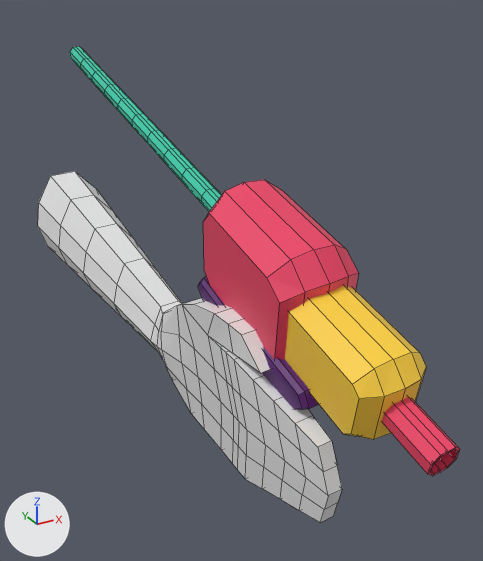
Renders of the Blender file Modelado/arma.blend from each side of a commit.
Camera for both pictures: a 50 mm camera at (-3.02, -7.93, 3.91) aimed at (0.75, -1.06, 0.47). Arrows for +X, +Y and +Z are at lower left; the lights stay in place. Mesh edges are drawn as thin lines.

Before the edit, the objects in view are built like this:
```python
me_cube = bpy.data.meshes.new('Cube')
me_cube.from_pydata(...)  # 182 vertices, 176 faces; spans x -1.0..1.0, y -4.28..4.28, z -0.66..0.66
me_plane = bpy.data.meshes.new('Plane')
me_plane.from_pydata(...)  # 354 vertices, 306 faces; spans x -0.17..0.83, y -2.08..6.08, z -2.53..0.5
me_plane.materials.append(mat_pistola)  # picture img_colores_pistola_png
ob_cube = bpy.data.objects.new('Cube', me_cube)
ob_cube.location = (0.0, 0.0, 0.0)
ob_cube.rotation_euler = (0.0, -1.695, 0.0)  # degrees (0, -97, 0)
ob_pistola = bpy.data.objects.new('pistola', me_plane)
ob_pistola.location = (-0.17, -3.17, 1.39)
ob_pistola.rotation_euler = (0.276, -0.124, 0.0)  # degrees (16, -7.1, 0)
```
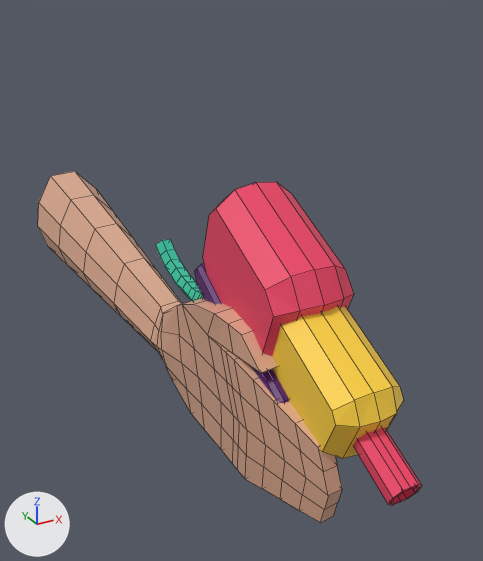
Edits to the bpy script that builds the scene:
```text
Change me_plane:
    used by ob_pistola; location = (-0.17, -3.17, 1.39); rotation_euler = (0.276, -0.124, 0.0), in degrees (16, -7.1, 0)
    remove me_plane.from_pydata(...)  # 354 vertices, 306 faces; spans x -0.17..0.83, y -2.08..6.08, z -2.53..0.5
    add me_plane.from_pydata(...)  # 444 vertices, 296 faces; spans x 2.1..3.25, y -4.16..2.19, z -0.61..2.68
    me_plane part 2: the loose piece of 45 vertices spanning x -0.17..0.83, y -0.94..1.2, z -0.88..-0.51 is multiplied about its middle by the matrix ((0.992, -0.121, -0.041), (0.11, 0.972, -0.208), (0.065, 0.202, 0.977)), then moved by (2.35, -2.0, 2.04)
    me_plane part 3: the loose piece of 35 vertices spanning x -0.09..0.75, y -0.5..1.12, z -0.75..0.5 is multiplied about its middle by the matrix ((0.992, -0.121, -0.041), (0.11, 0.972, -0.208), (0.065, 0.202, 0.977)), then moved by (2.31, -2.13, 2.06)
    me_plane part 4: the loose piece of 30 vertices spanning x -0.01..0.67, y -1.56..-0.34, z -0.63..0.22 is multiplied about its middle by the matrix ((0.992, -0.121, -0.041), (0.11, 0.972, -0.208), (0.065, 0.202, 0.977)), then moved by (2.47, -2.07, 1.81)
    me_plane part 5: the loose piece of 40 vertices spanning x 0.19..0.47, y -2.08..-1.36, z -0.36..-0.08 is multiplied about its middle by the matrix ((0.992, -0.121, -0.041), (0.11, 0.972, -0.208), (0.065, 0.202, 0.977)), then moved by (2.56, -2.05, 1.65)
    me_plane part 6: the loose piece of 130 vertices spanning x 0.21..0.45, y 1.11..6.08, z -0.24..0.02 is deleted
    me_plane part 7: 220 vertices added at x 2.37..2.98, y -1.2..2.19, z -0.61..2.1
Change me_cube:
    where me_cube.from_pydata(...)  # 182 vertices, 176 faces; spans x -1.0..1.0, y -4.28..4.28, z -0.66..0.66
    used by ob_cube; location = (0.0, 0.0, 0.0); rotation_euler = (0.0, -1.695, 0.0), in degrees (0, -97, 0)
    me_cube part 1: texture (UV) coordinates of 176 of 176 faces, centred in x -0.93..0.99, y -4.25..3.63, z -0.56..0.59, changed; they spanned u 0.12..0.88, v 0.0..1.0 and now span u 0.51..0.53, v 0.93..0.96
    add me_cube.materials.append(mat_material)  # picture img_mapa_de_texturas_base_png
Change ob_pistola:
    ob_pistola.location: (-0.17, -3.17, 1.39) -> (-2.17, -0.18, -0.04)
    ob_pistola.rotation_euler: (0.276, -0.124, 0.0) -> (0.239, 0.0363, -0.141)  # degrees (16, -7.1, 0) -> degrees (14, 2.1, -8.1)
```

Location of each change, (x1, y1, x2, y2) in pixels of the pictures (483 x 561 px; the box of a moved part takes in the faces that stretch with it):
'pistola', reshaped, moved, turned
    before: (70, 46, 460, 476)
    after: (155, 182, 422, 505)
'Cube', recoloured, surface changed (grey to beige)
    both: (38, 171, 342, 522)
part 2 of me_plane, moved or reshaped
    before: (198, 277, 319, 410)
    after: (195, 263, 289, 403)
part 3 of me_plane, moved or reshaped
    before: (203, 180, 359, 360)
    after: (203, 182, 354, 356)
part 4 of me_plane, moved or reshaped
    before: (285, 286, 426, 439)
    after: (272, 306, 403, 459)
part 5 of me_plane, moved or reshaped
    before: (382, 397, 460, 476)
    after: (353, 427, 422, 505)
part 6 of me_plane, deleted (green)
    before: (70, 46, 222, 212)
part 7 of me_plane, added (green)
    after: (155, 239, 203, 301)
